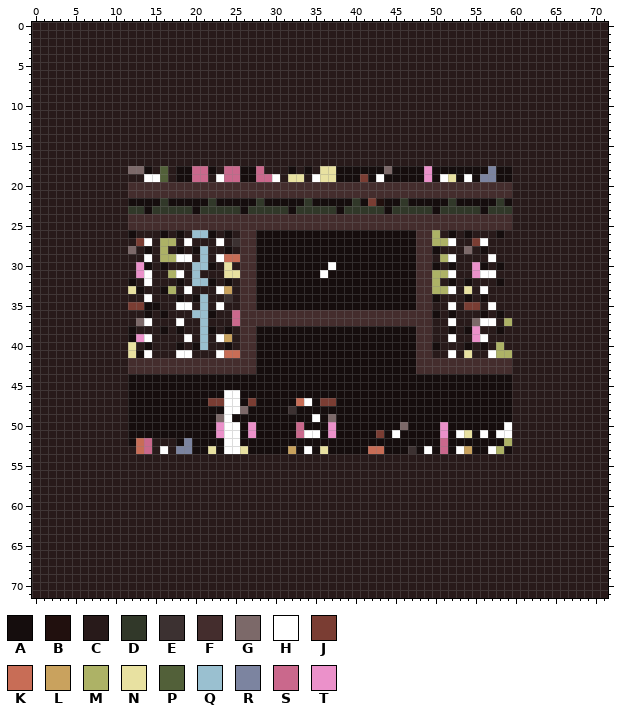
Sprite sheet: 204level.png. The picture above is the old version.
The file is 72x72 pixels.
Palette (. is transparent): A #150d0d  B #21100e  C #281a1a  D #313829  E #3c3131  F #442d2d  G #7c6969  H #ffffff  J #7a3d33  K #c86d56  L #c9a25e  M #adb266  N #e8e1a1  P #526039  Q #9ac0d0  R #7c84a0  S #ca688c  T #eb91ca
The same view after the edit:
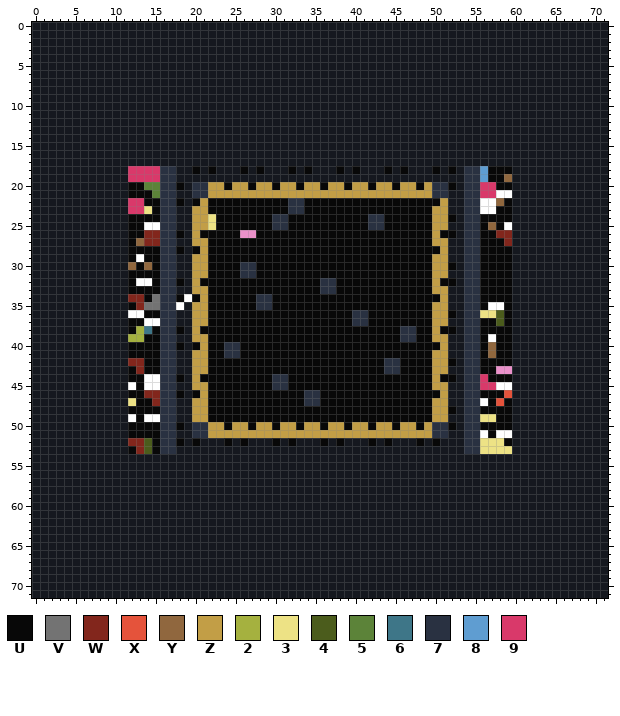
Colours new in this view: U #080808  V #737373  W #82261c  X #e5533b  Y #90673e  Z #c29e46  2 #a5b13f  3 #ede285  4 #4b5c1c  5 #5c8339  6 #3e7688  7 #293141  8 #5f9dd1  9 #d9396a
Changes in this commit:
colour C: #281a1a -> #15181f
Changed rows in their new state; - is a pixel that keeps its letter.
first column x 12:
18 999977CCUCU-CCUCU---U-U-CCUCUCCCUCUCCCUCUC778UUU
19 999977CCCC-CCCCCCCC-CC-CCCCCCCCCCCCCCCCCCC778UUY
20 UU5577UC77ZZUZZUZZUZZUZZUZZUZZUZZUZZUZ77UC7799UU
21 UUU577CC77ZZZZZZZZZZZZZZZZZZZZZZZZZZZZ77CC7799HH
22 99UU77UCUZUUUUUUUUUU77UUUUUUUUUUUUUUUUUZCC77HHYU
23 993U77CCZZUUUUUUUUUU77UUUUUUUUUUUUUUUUZZCC77HHUU
24 UUUU77CCZZ3UUUUUUU77UUUUUUUUUU77UUUUUUZZUC77UUUU
25 UUHH77CCZZ3UUUUUUU77UUUUUUUUUU77UUUUUUZZCC77UYUH
26 UUWW77U-ZUUUUUTTUUUUUUUUUUUUUUUUUUUUUUZUU-77UUWW
27 UYWW77-CZZUUUUUUUUUUUUUUUUUUUUUUUUUUUUZZC-77UUUW
28 UUUU77U-UZUUUUUUUUUUUUUUUUUUUUUUUUUUUUUZ--77UUUU
29 UHUU77CCZZUUUUUUUUUUUUUUUUUUUUUUUUUUUUZZC-77UUUU
30 YUYU77--ZZUUUU77UUUUUUUUUUUUUUUUUUUUUUZZU-77UUUU
31 UUUU77C-ZZUUUU77UUUUUUUUUUUUUUUUUUUUUUZZC-77UUUU
32 UH-U77U-ZUUUUUUUUUUUUUUU77UUUUUUUUUUUUZUU-77UUUU
33 UUUU77-CZZUUUUUUUUUUUUUU77UUUUUUUUUUUUZZC-77UUUU
34 WWUV77UHUZUUUUUU77UUUUUUUUUUUUUUUUUUUUUZ--77UUUU
35 UWVV77-CZZUUUUUU77UUUUUUUUUUUUUUUUUUUUZZC-77U-HU
36 HHUU77--ZZUUUUUUUUUUUUUUUUUU77UUUUUUUUZZU-77334U
37 UU-H77C-ZZUUUUUUUUUUUUUUUUUU77UUUUUUUUZZC-77UU4U
38 U26U77U-ZUUUUUUUUUUUUUUUUUUUUUUUUU77UUZUU-77UUUU
39 22UU77-CZZUUUUUUUUUUUUUUUUUUUUUUUU77UUZZC-77UHUU
40 UUUU77U-UZUU77UUUUUUUUUUUUUUUUUUUUUUUUUZ--77UYUU
41 UUUU77CCZZUU77UUUUUUUUUUUUUUUUUUUUUUUUZZC-77UYUU
42 WWUU77CCZZUUUUUUUUUUUUUUUUUUUUUU77UUUUZZUC77UUUU
43 UWUU77CCZZUUUUUUUUUUUUUUUUUUUUUU77UUUUZZCC77UUTT
44 UUHH77UCZUUUUUUUUU77UUUUUUUUUUUUUUUUUUZUUC779UUU
45 HUHH77CCZZUUUUUUUU77UUUUUUUUUUUUUUUUUUZZCC7799HH
46 UUWW77UCUZUUUUUUUUUUUU77UUUUUUUUUUUUUUUZCC77UUUX
47 3UUW77CCZZUUUUUUUUUUUU77UUUUUUUUUUUUUUZZCC77HUXU
48 UUUU77CCZZUUUUUUUUUUUUUUUUUUUUUUUUUUUUZZUC77UUUU
49 HUHH77CCZZUUUUUUUUUUUUUUUUUUUUUUUUUUUUZZCC7733UU
50 UUUU77UC77ZZUZZUZZUZZUZZUZZUZZUZZUZZUZ77UC77UUUU
51 UUUU77CC77ZZZZZZZZZZZZZZZZZZZZZZZZZZZZ77CC77-U--
52 WW4U77UCUCCCUCUCCCUCUCCCUCUCCCUCUCCCUCUCCC77333U
53 UW4U77CCCCCCCCCCCCCCCCCCCCCCCCCCCCCCCCCCCC773333
Boxes around the changes in both pictures, in picture pixels (x1, y1, x2, y2):
changed: (32, 22, 608, 598)
